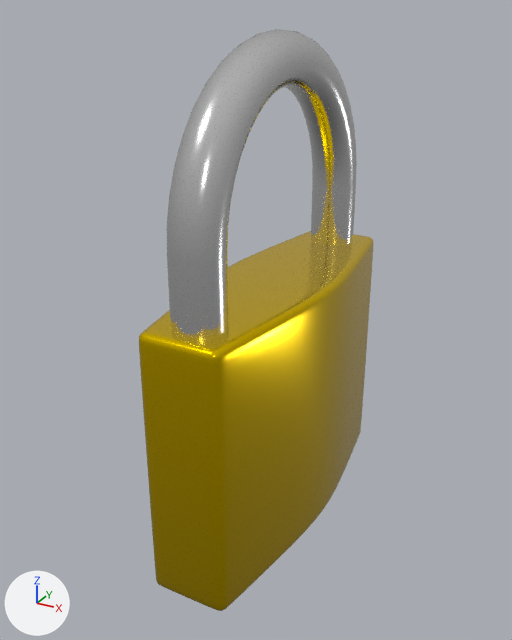
The FBX model ST2A/Assets/05_XR/3DObjects/Lock/Mesh/lock.fbx, before and after one commit.
Before and after are seen from a 50 mm lens placed at (1.71, -3.33, 2.13), pointed at (-0.08, -0.1, 0.51). The lights are fixed; the arrows at lower left show +X, +Y and +Z. Where no turn or scale is listed for an object, it has been applied to the vertices.
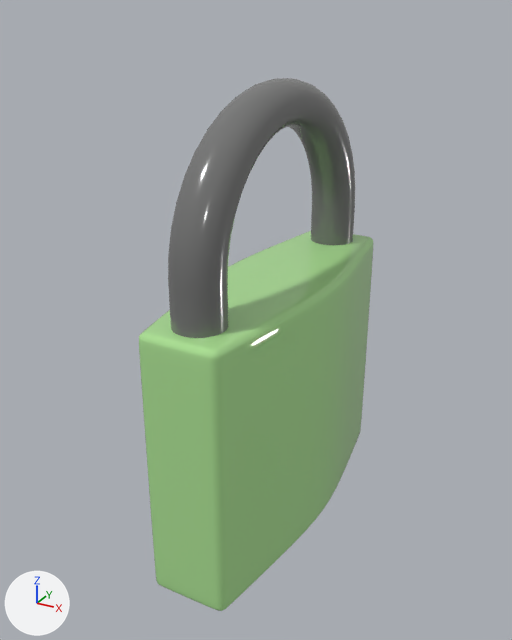
Where the newer file only moved an object's origin or applied its transform, the numbers keep the older frame.

Location of each change, [x1, y1, x2, y2] in pixels of the pictures (512 x 640 px):
'Cube', recoloured, surface changed (yellow to green): [139, 231, 373, 611] in both
'Circle', recoloured, surface changed, mesh rescaled (16% shorter): before [167, 29, 357, 338]; after [168, 78, 355, 338]

The change, as a diff of the scene's bpy script:
```diff
--- a/ST2A/Assets/05_XR/3DObjects/Lock/Mesh/lock.fbx.py
+++ b/ST2A/Assets/05_XR/3DObjects/Lock/Mesh/lock.fbx.py
@@ mat_shackle @@
 mat_shackle = principled_material('shackle')
-mat_shackle.base_color = (0.8, 0.8, 0.8)  # white #e7e7e7
-mat_shackle.metallic = 1.0
+mat_shackle.base_color = (0.192, 0.193, 0.191)  # grey #797a79
+mat_shackle.metallic = 0.143
 mat_shackle.roughness = 0.159
@@ mat_body @@
 mat_body = principled_material('body')
-mat_body.base_color = (1.0, 0.68, 0.0)  # yellow #ffd700
-mat_body.metallic = 1.0
-mat_body.roughness = 0.159
+mat_body.base_color = (0.418, 0.76, 0.301)  # green #ade295
+mat_body.roughness = 0.0
@@ me_circle @@
 me_circle.from_pydata(...)  # 736 vertices, 706 faces; spans x -0.14..0.14, y -0.14..1.71, z 0.08..2.04
 # used by ob_circle; location = (0.0, -0.784, 0.0)
+# me_circle part 1: the whole mesh is scaled about the mesh origin by (1, 1, 0.888)
 me_circle.materials.append(mat_shackle)
```
